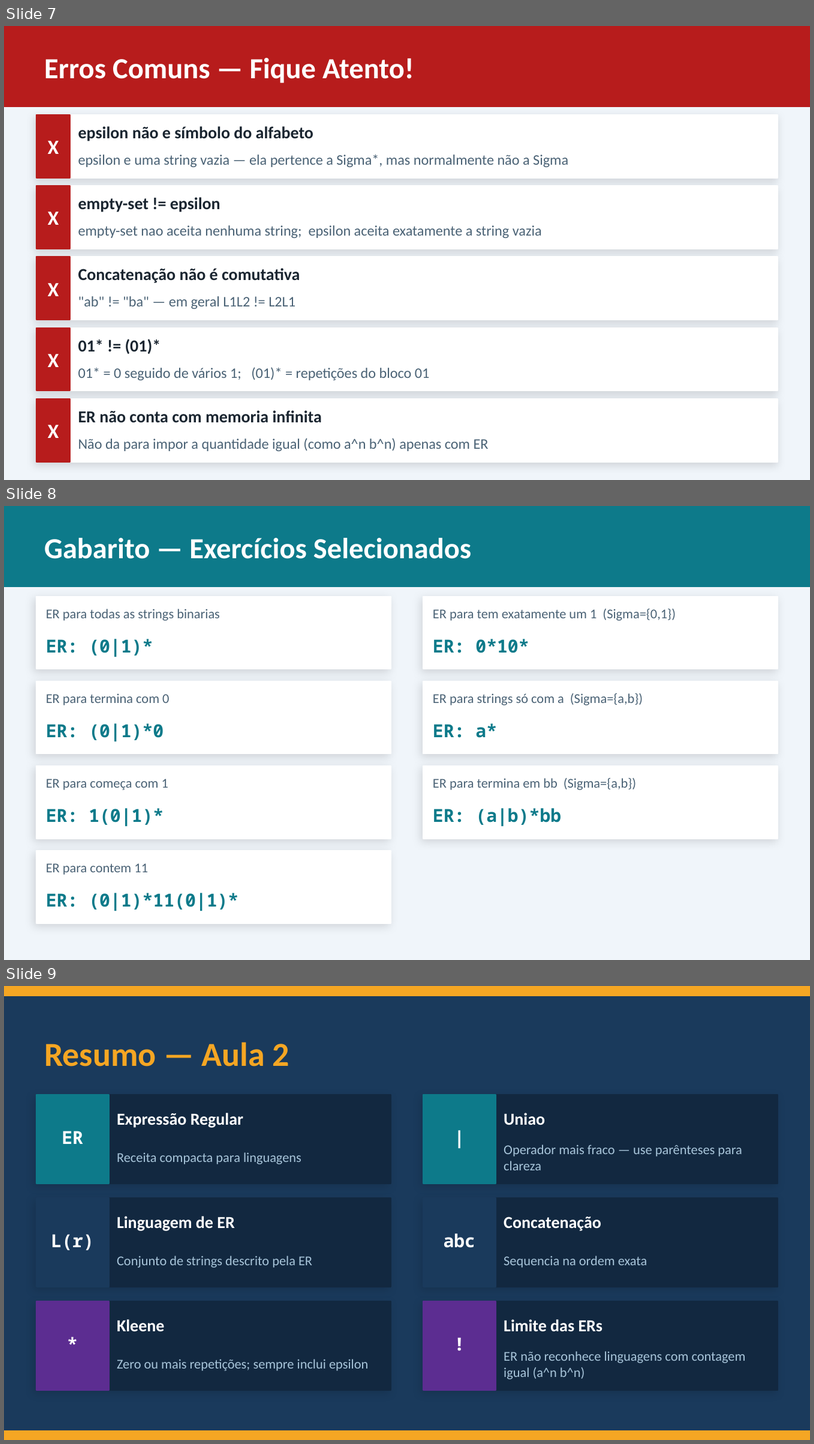
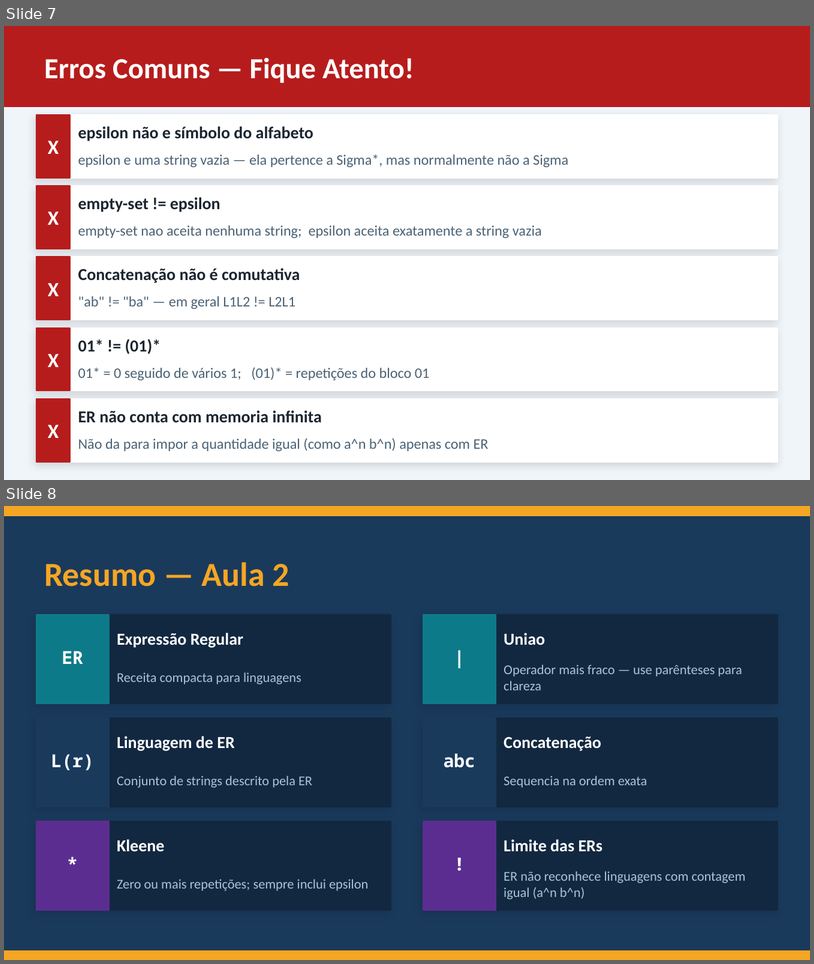
Before and after one commit to GranTiete2026/TeoriaDaComputacao, a slide deck: Aula 2 - Expressões Regulares.pptx. Shown one above the other, each under a label of ours: slides 7, 8 and 9 before the commit, slides 7 and 8 after it. The pictures are 814x1444 and 814x964 pixels, drawn with LibreOffice and Linux fonts; fonts in the diff are those of the drawing. Boxes give left, top, right and bottom in pixels: in the first picture for what was removed or moved away, otherwise in the second. Text is boxed around its words. In the diff, an @@ line names an element or a change of style, - is before the commit and + after.

```diff
--- a/Aula 2 - Expressões Regulares.pptx
+++ b/Aula 2 - Expressões Regulares.pptx
@@ slide 8 removed at bbox=[4, 506, 810, 960], background #F0F5FA @@
@@ rectangle removed at bbox=[4, 506, 810, 586] @@
@@ text removed at bbox=[44, 538, 471, 559] @@
-Gabarito — Exercícios Selecionados
@@ rectangle removed at bbox=[36, 597, 391, 669] @@
@@ text removed at bbox=[46, 609, 220, 621] @@
-ER para todas as strings binarias
@@ rectangle removed at bbox=[423, 597, 778, 669] @@
@@ text removed at bbox=[433, 609, 676, 621] @@
-ER para tem exatamente um 1 (Sigma={0,1})
@@ text removed at bbox=[46, 639, 153, 657] @@
-ER: (0|1)*
@@ text removed at bbox=[433, 639, 529, 653] @@
-ER: 0*10*
@@ rectangle removed at bbox=[36, 681, 391, 754] @@
@@ rectangle removed at bbox=[423, 681, 778, 754] @@
@@ text removed at bbox=[46, 693, 169, 705] @@
-ER para termina com 0
@@ text removed at bbox=[433, 693, 643, 705] @@
-ER para strings só com a (Sigma={a,b})
@@ text removed at bbox=[46, 723, 164, 742] @@
-ER: (0|1)*0
@@ text removed at bbox=[433, 723, 497, 738] @@
-ER: a*
@@ rectangle removed at bbox=[36, 766, 391, 838] @@
@@ rectangle removed at bbox=[423, 766, 778, 838] @@
@@ text removed at bbox=[46, 778, 168, 790] @@
-ER para começa com 1
@@ text removed at bbox=[433, 778, 636, 790] @@
-ER para termina em bb (Sigma={a,b})
@@ text removed at bbox=[46, 808, 164, 826] @@
-ER: 1(0|1)*
@@ text removed at bbox=[433, 808, 561, 826] @@
-ER: (a|b)*bb
@@ rectangle removed at bbox=[36, 850, 391, 923] @@
@@ text removed at bbox=[46, 863, 148, 874] @@
-ER para contem 11
@@ text removed at bbox=[46, 892, 239, 911] @@
-ER: (0|1)*11(0|1)*
@@ what was slide 9 is now slide 8 @@
```
